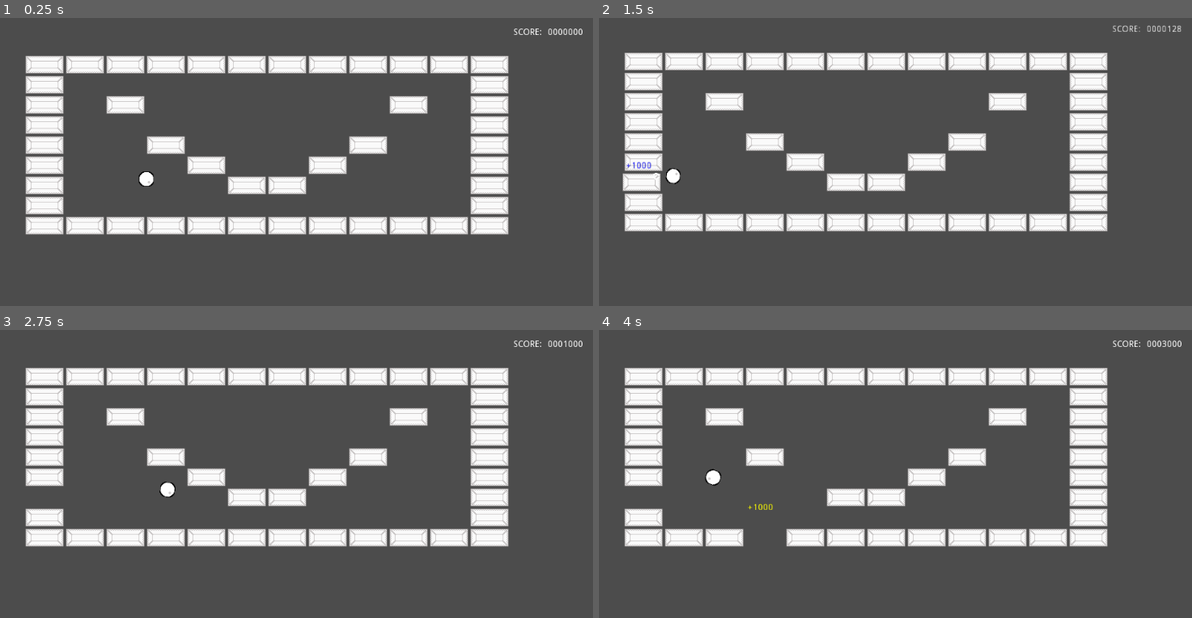
Above: before the commit, frames 1-4 (two rows, left to right).
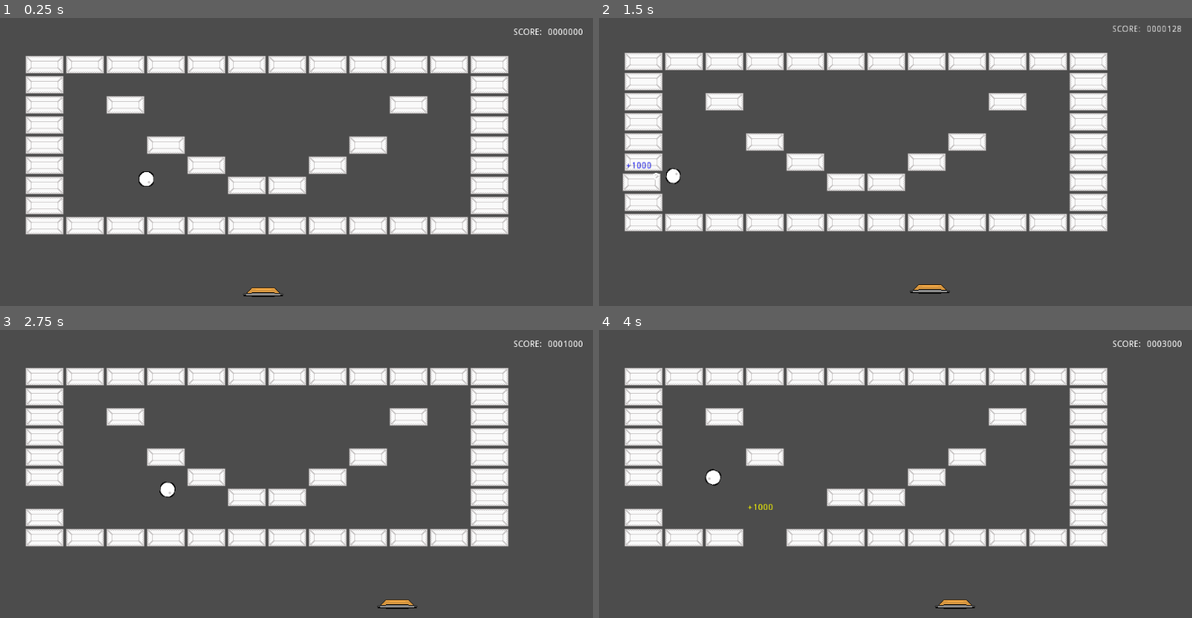
Above: after the commit, the same moments.

Repository: Anatolij-Grigorjev/Breakout4Godot
Game: Godot game, scene res://BreakoutGame.tscn
Same seed, same stepped clock (60 frames per second), same inputs: the game is played once before the commit and once after it.
Inputs (mouse positions are in pixels of both pictures, inside the frame that each line leads up to):
- Up to frame 1 (0.25 s): no input
- Up to frame 2 (1.5 s): tap Enter at 0.5 s; move the mouse to (1020, 182) at 0.52 s; hold Right (ui_right) 0.53-1.25 s; tap Alt at 0.6 s; click (1020, 182) at 0.67 s; drag from (747, 219) to (842, 277) at 1.27 s
- Up to frame 3 (2.75 s): move the mouse to (338, 430) at 2.02 s; hold Right (ui_right) from 2.03 s (still down); tap Shift at 2.1 s
- Up to frame 4 (4 s): release Right (ui_right) at 2.75 s; drag from (842, 589) to (682, 456) at 2.77 s; move the mouse to (1067, 569) at 3.52 s; hold Left (ui_left) from 3.53 s (still down); tap Ctrl at 3.6 s

The runs differ from the first frame. In frame 1, 0.2% of the frame differs, in the area x 40-48%, y 93-97%; in frame 2, 0.2%; in frame 3, 0.2%; in frame 4, 0.2%, in the area x 56-64%, y 93-97%.

Commit message:
add basic paddle to game scene

Diff:
--- a/game/Barrier.tscn
+++ b/game/Barrier.tscn
@@ -3,7 +3,7 @@
 [sub_resource type="RectangleShape2D" id=1]
 extents = Vector2( 20, 700 )
 
-[node name="Barrier" type="StaticBody2D"]
+[node name="Barrier" type="StaticBody2D" groups=["barrier"]]
 
 [node name="CollisionShape2D" type="CollisionShape2D" parent="."]
 shape = SubResource( 1 )
--- a/game/BreakoutGame.tscn
+++ b/game/BreakoutGame.tscn
@@ -8,6 +8,7 @@
 [ext_resource path="res://tools/ParticlesBattery.gd" type="Script" id=6]
 [ext_resource path="res://tools/CameraShake.tscn" type="PackedScene" id=7]
 [ext_resource path="res://gui/AccumCounter.tscn" type="PackedScene" id=8]
+[ext_resource path="res://paddle/Paddle.tscn" type="PackedScene" id=9]
 
 [node name="BreakoutGame" type="Node2D"]
 script = ExtResource( 5 )
@@ -49,3 +50,6 @@
 [node name="CollideSmoke4" parent="ParticlesBattery" instance=ExtResource( 4 )]
 
 [node name="CollideSmoke5" parent="ParticlesBattery" instance=ExtResource( 4 )]
+
+[node name="Paddle" parent="." instance=ExtResource( 9 )]
+position = Vector2( 488, 442 )
--- a/game/ball/Ball.gd
+++ b/game/ball/Ball.gd
@@ -39,13 +39,15 @@
 	if (not collision):
 		return
 
-	if collision.collider.is_in_group("bricks"):
-		var tilemap: BricksMap = collision.collider as BricksMap
-		tilemap.bricks_hit_at(collision.position, collision.normal)
+	if not collision.collider.is_in_group("barrier"):
 		sprite.rotation = collision.normal.angle()
 		anim.play("hit-squish")
 		currentSpeed = clamp(currentSpeed + speedAdditive, baseSpeed, baseSpeed * maxSpeedCoef)
 		currentSpinRadians = clamp(currentSpinRadians + spinAdditive, baseSpinRadians, baseSpinRadians * maxSpeedCoef)
 
+	if collision.collider.is_in_group("bricks"):
+		var tilemap: BricksMap = collision.collider as BricksMap
+		tilemap.bricks_hit_at(collision.position, collision.normal)
+
 	emit_signal("ball_collided", collision)
 	direction = direction.bounce(collision.normal)
--- /dev/null
+++ b/game/paddle/Paddle.gd
@@ -0,0 +1,15 @@
+extends KinematicBody2D
+
+
+export(float) var speed: float = 150.0
+
+
+func _ready():
+	pass # Replace with function body.
+
+
+func _process(delta: float):
+	if Input.is_action_pressed("ui_left"):
+		position.x -= delta * speed
+	if Input.is_action_pressed("ui_right"):
+		position.x += delta * speed
--- a/game/paddle/Paddle.tscn
+++ b/game/paddle/Paddle.tscn
@@ -1,8 +1,10 @@
-[gd_scene load_steps=2 format=2]
+[gd_scene load_steps=3 format=2]
 
 [ext_resource path="res://paddle/paddle.png" type="Texture" id=1]
+[ext_resource path="res://paddle/Paddle.gd" type="Script" id=2]
 
-[node name="Paddle" type="KinematicBody2D"]
+[node name="Paddle" type="KinematicBody2D" groups=["paddle"]]
+script = ExtResource( 2 )
 
 [node name="Sprite" type="Sprite" parent="."]
 texture = ExtResource( 1 )
Not shown: 1 places in game/BreakoutGame.tscn that only renumber resources
